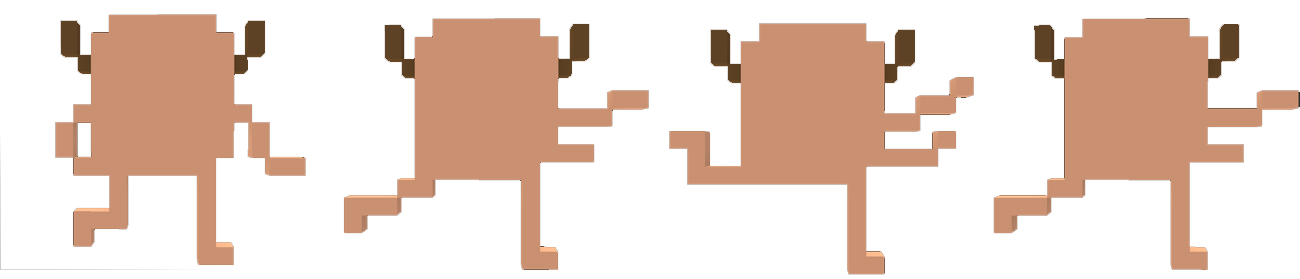
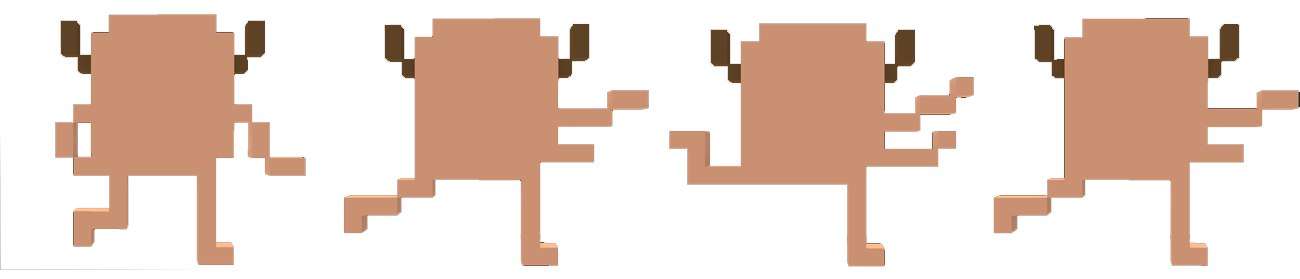
Layer changes from the first 1300×279 image to the second:
renamed "Left" to "Right", painted on it over [520, 235, 1209, 275]
